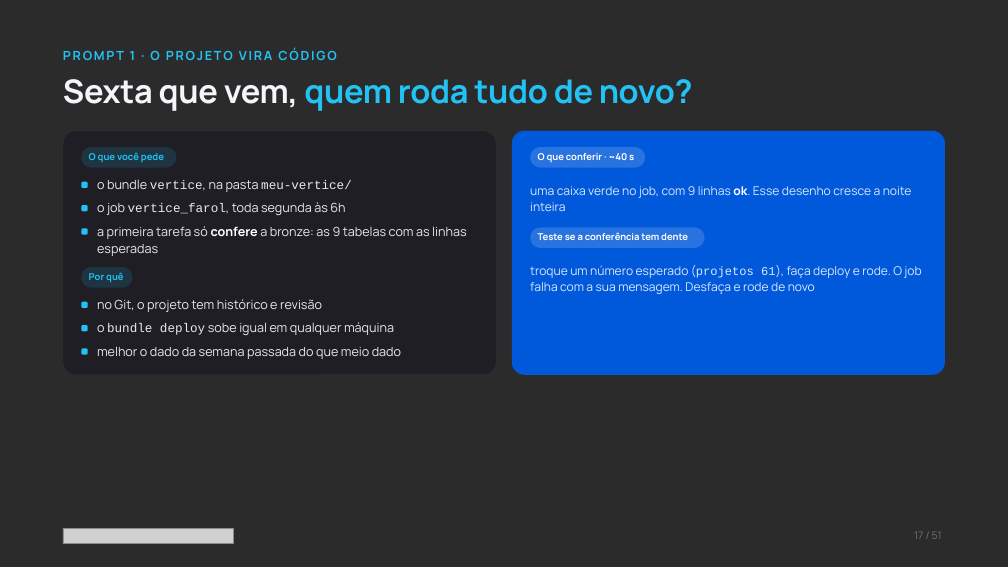
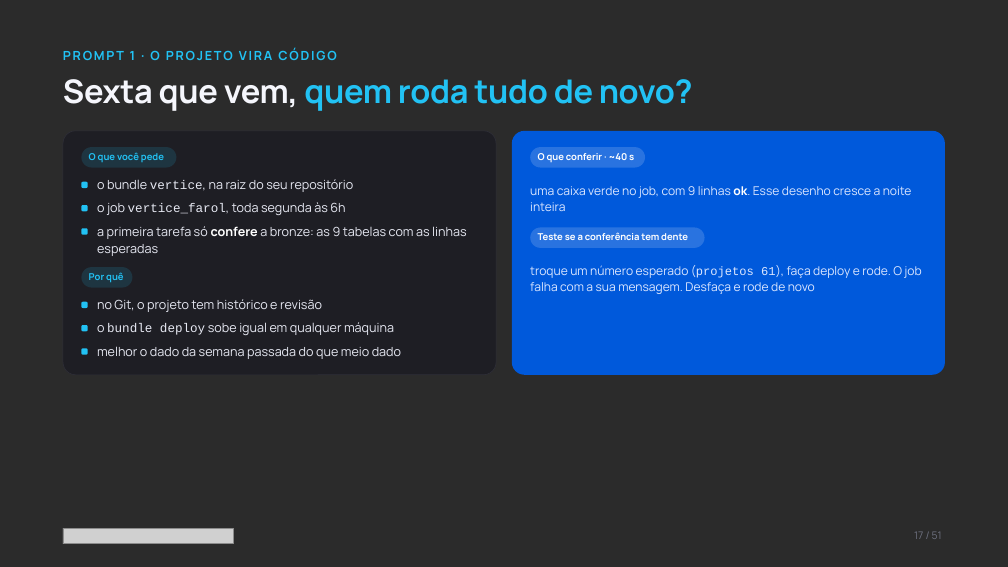
Before and after one commit to AugustoKoche-AI/ImersaoControlTower, a slide deck: slide 17 of slides/pptx/Lançamento Outubro - Aula 02.pptx. Drawn at 1008x567 pixels with LibreOffice and Linux fonts; fonts in the diff are those of the drawing; grey boxes stand for pictures; background and template pictures are left out; a plain dark background stands for a picture behind light text. Boxes give left, top, right and bottom in pixels: in the first picture for what was removed or moved away, otherwise in the second. Text is boxed around its words. In the diff, an @@ line names an element or a change of style, - is before the commit and + after.

```diff
--- a/slides/pptx/Lançamento Outubro - Aula 02.pptx
+++ b/slides/pptx/Lançamento Outubro - Aula 02.pptx
@@ text at (97, 179, 353, 192): text changed; font Courier New to Manrope @@
-o bundle vertice, na pasta meu-vertice/
+o bundle vertice, na raiz do seu repositório
```
Also in this commit, not shown: 4 other slides changed, 15 other files.
